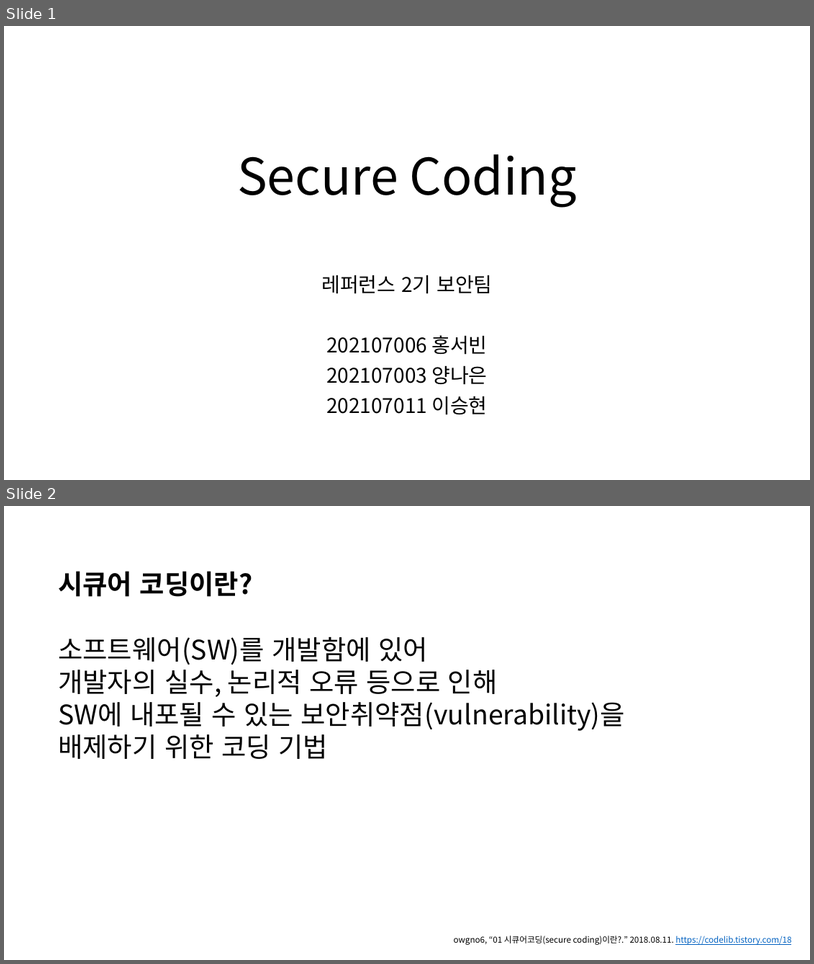
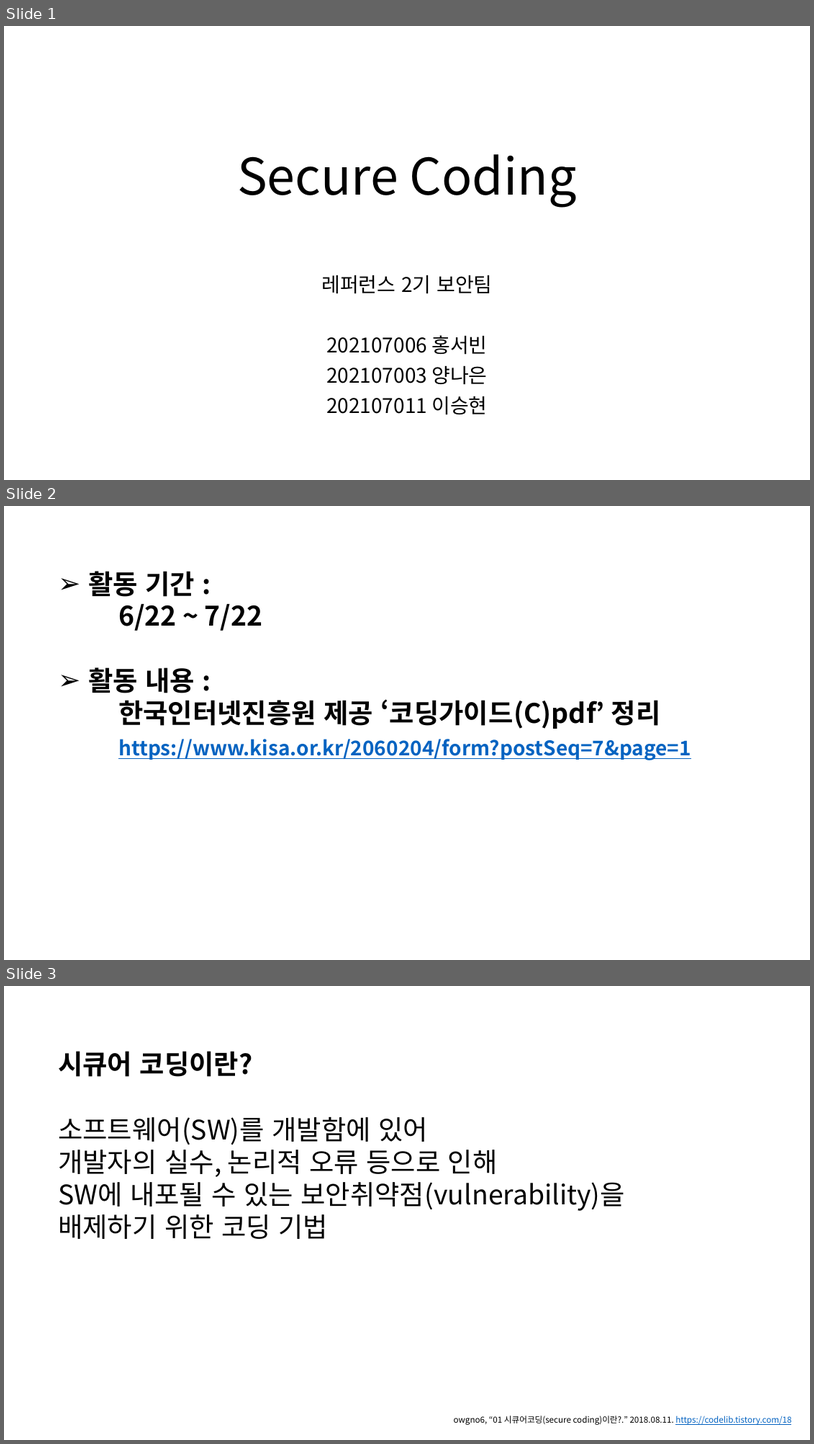
Before and after one commit to Klaxon9718/YUHAN_-security, a slide deck: 발표자료/Secure Coding 발표자료.pptx. Shown one above the other, each under a label of ours: slides 1 and 2 before the commit, slides 1, 2 and 3 after it. The pictures are 814x964 and 814x1444 pixels, drawn with LibreOffice and Linux fonts; fonts in the diff are those of the drawing. Boxes give left, top, right and bottom in pixels: in the first picture for what was removed or moved away, otherwise in the second. Text is boxed around its words. In the diff, an @@ line names an element or a change of style, - is before the commit and + after.

```diff
--- a/발표자료/Secure Coding 발표자료.pptx
+++ b/발표자료/Secure Coding 발표자료.pptx
@@ slide 2 added at box(4, 506, 810, 960), background #FFFFFF @@
@@ text added at box(88, 571, 692, 760), 24 pt, text #0563C1, bold, underline @@
+➢ 활동 기간 :
+6/22 ~ 7/22
+➢ 활동 내용 :
+한국인터넷진흥원 제공 ‘코딩가이드(C)pdf’ 정리
+https://www.kisa.or.kr/2060204/form?postSeq=7&page=1
@@ what was slide 2 is now slide 3 @@
```
Also in this commit, not shown: 1 slide changed, 1 other file.
